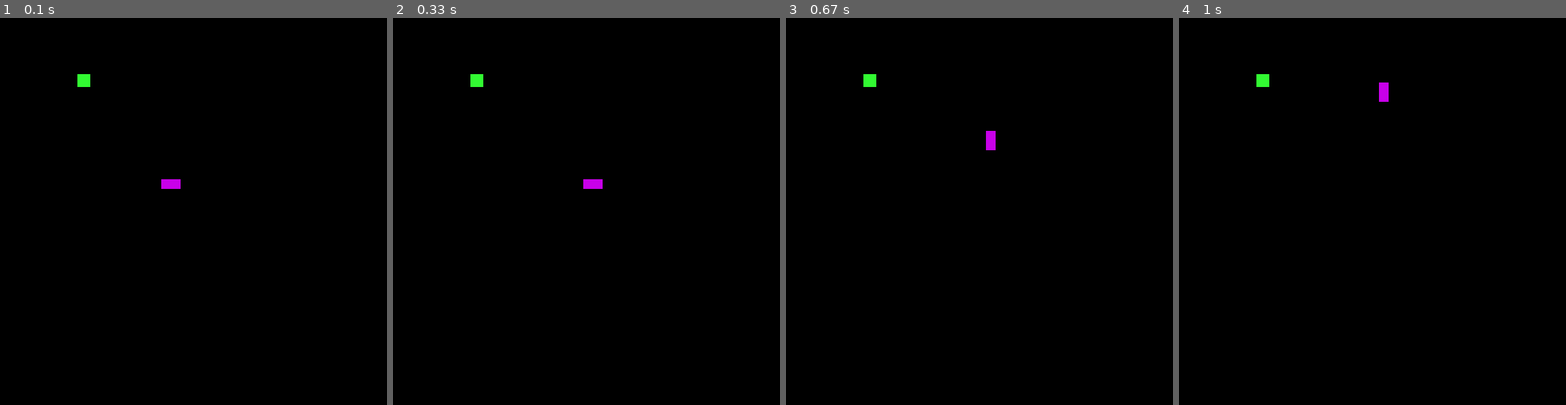
Above: before the commit, frames 1-4 (left to right).
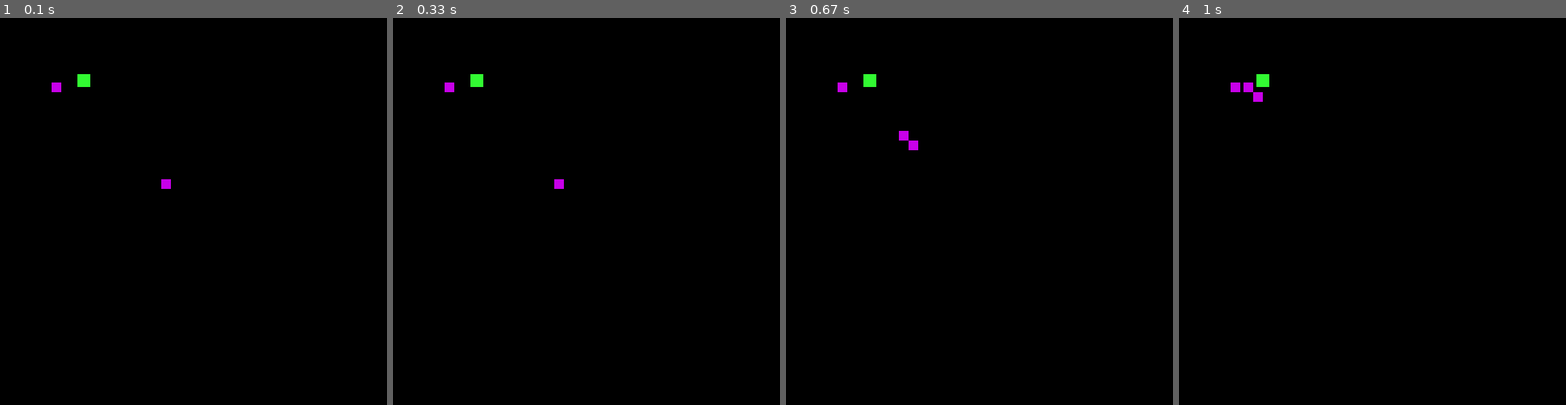
Above: after the commit, the same moments.

Repository: ajdavozelj/pygame_snakegame
Game: pygame game, started from snake-pygame.py
Same seed, same stepped clock (60 frames per second), same inputs: the game is played once before the commit and once after it.
Inputs:
- Up to frame 1 (0.1 s): no input
- Up to frame 2 (0.33 s): no input
- Up to frame 3 (0.67 s): tap W at 0.33 s
- Up to frame 4 (1 s): no input

The runs differ from the first frame. In frame 1, 0.1% of the frame differs, in the area x 13-47%, y 16-45%; in frame 2, 0.2%; in frame 3, 0.3%, in the area x 13-55%, y 16-35%; in frame 4, 0.3%.

Commit message:
prvi commit

Diff:
--- a/snake-pygame.py
+++ b/snake-pygame.py
@@ -48,18 +48,21 @@
 
 #def hranjenje():
 smerN = "D"
+smerD = "left"
 barva = (200,0,233)
 hitrost = 15
 exit = False
 hranakoordinate = [120,87]
 kaca = [[250, 250], [230,250]]
+kacaD = [[80,100], [100,100]]
 
 while not exit:
     pygame.time.wait(70)
     canvas.fill((0,0,0))
 
+    keys = pygame.key.get_pressed()
+    #kaca ena
 
-    keys = pygame.key.get_pressed()
     if keys[pygame.K_w] and smerN != "S":
         smerN ="W"
     if keys[pygame.K_s]and smerN != "W":
@@ -73,7 +76,6 @@
         kaca[-1-i][0] =  kaca [-2-i][0]
         kaca[-1-i][1] = kaca[-2-i][1]
 
-
     if smerN == "D":
         kaca[0][0] += hitrost
     if smerN == "A":
@@ -83,16 +85,47 @@
     if smerN == "S":
         kaca[0][1] += hitrost
 
-    print(kaca)
+    #kaca Dve
 
-    hrana = pygame.Rect(hranakoordinate[0], hranakoordinate[1], 20, 20)
-    pygame.draw.rect(canvas, (50, 250, 50),hrana )
+    if keys[pygame.K_UP] and smerD != "down":
+        smerD ="up"
+    if keys[pygame.K_DOWN]and smerD != "up":
+        smerD = "down"
+    if keys[pygame.K_LEFT] and smerD != "right":
+        smerD = "left"
+    if keys[pygame.K_RIGHT] and smerD != "left":
+        smerD = "right"
 
+    for k in range(len(kacaD) - 1):
+        kacaD[-1 - k][0] = kacaD[-2 - k][0]
+        kacaD[-1 - k][1] = kacaD[-2 - k][1]
+
+    if smerD == "right":
+        kaca[0][0] += hitrost
+    if smerD == "left":
+        kaca[0][0] -= hitrost
+    if smerD == "up":
+        kaca[0][1] -= hitrost
+    if smerD == "down":
+        kaca[0][1] += hitrost
+
+    #print(kaca)
+    #izrisovanje kac
     for j in kaca:
         kacica = pygame.Rect(j[0], j[1], 15, 15)
         pygame.draw.rect(canvas, barva, kacica)
         if j[0] > 585 or j[0] < 0 or j[1] > 585 or j[1] < 0:
             exit = True
+
+    for l in kacaD:
+        kacicaD = pygame.Rect(l[0], l[1], 15, 15)
+        pygame.draw.rect(canvas, barva, kacicaD)
+        if l[0] > 585 or l[0] < 0 or l[1] > 585 or l[1] < 0:
+            exit = True
+
+
+    hrana = pygame.Rect(hranakoordinate[0], hranakoordinate[1], 20, 20)
+    pygame.draw.rect(canvas, (50, 250, 50),hrana)
 
     glava = pygame.Rect(kaca[0][0], kaca[0][1], 15, 15)
     if glava.colliderect(hrana):
